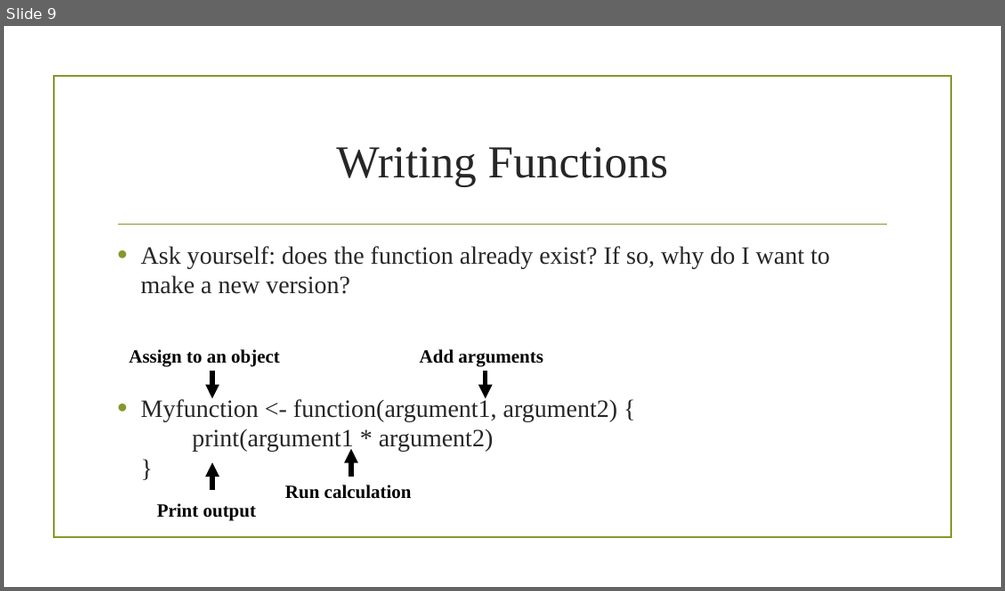
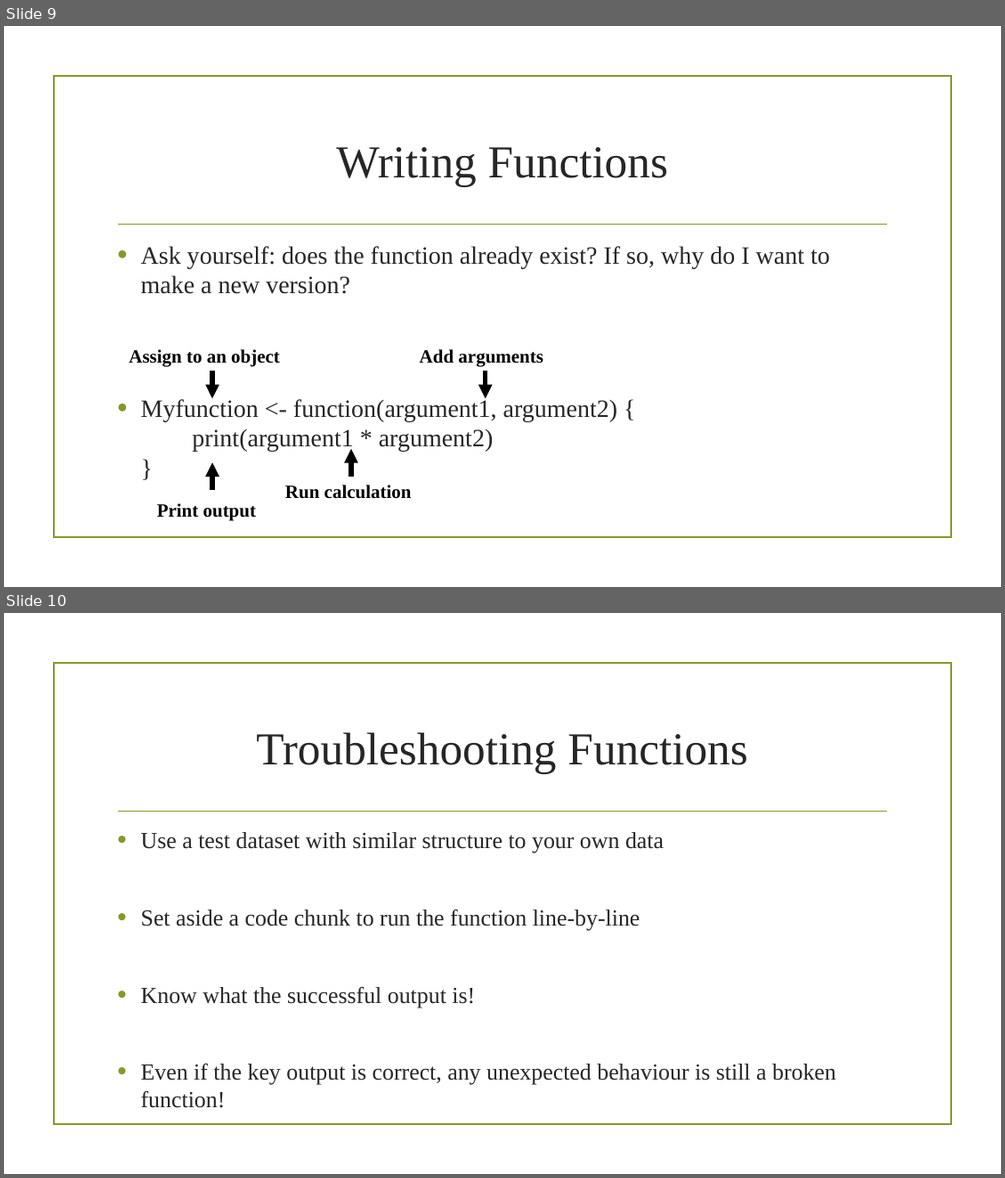
Before and after one commit to jstinzi/R-UNM-Biology-Workshop, a slide deck: Intermediate Workshop/Intermediate_Concepts_R.pptx. Shown one above the other, each under a label of ours: slide 9 before the commit, slides 9 and 10 after it. The pictures are 1005x591 and 1005x1178 pixels, drawn with LibreOffice and Linux fonts; fonts in the diff are those of the drawing; background and template pictures are left out. Boxes give left, top, right and bottom in pixels: in the first picture for what was removed or moved away, otherwise in the second. Text is boxed around its words. In the diff, an @@ line names an element or a change of style, - is before the commit and + after.

```diff
--- a/Intermediate Workshop/Intermediate_Concepts_R.pptx
+++ b/Intermediate Workshop/Intermediate_Concepts_R.pptx
@@ slide 10 added at (4,613,1001,1174), background picture (left out); not listed: 2 template elements that a slide beside it also shows @@
@@ title added at (256,732,747,774), 44 pt, text #262626 @@
+Troubleshooting Functions
@@ text added at (141,832,836,1108), 22.2 pt, text #262626 @@
+• Use a test dataset with similar structure to your own data
+• Set aside a code chunk to run the function line-by-line
+• Know what the successful output is!
+• Even if the key output is correct, any unexpected behaviour is still a broken function!
```
